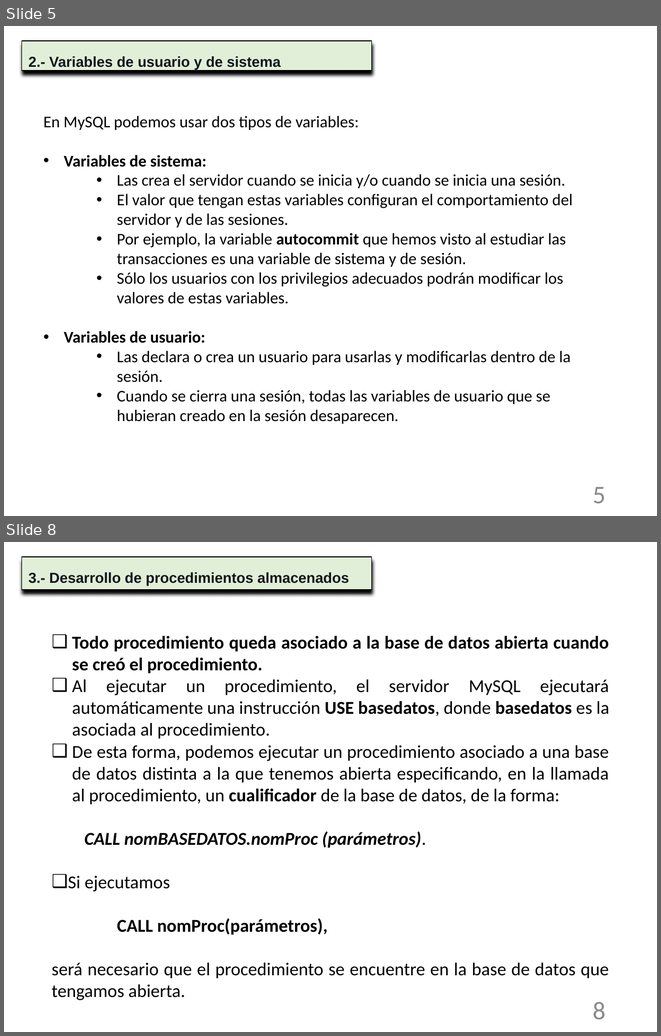
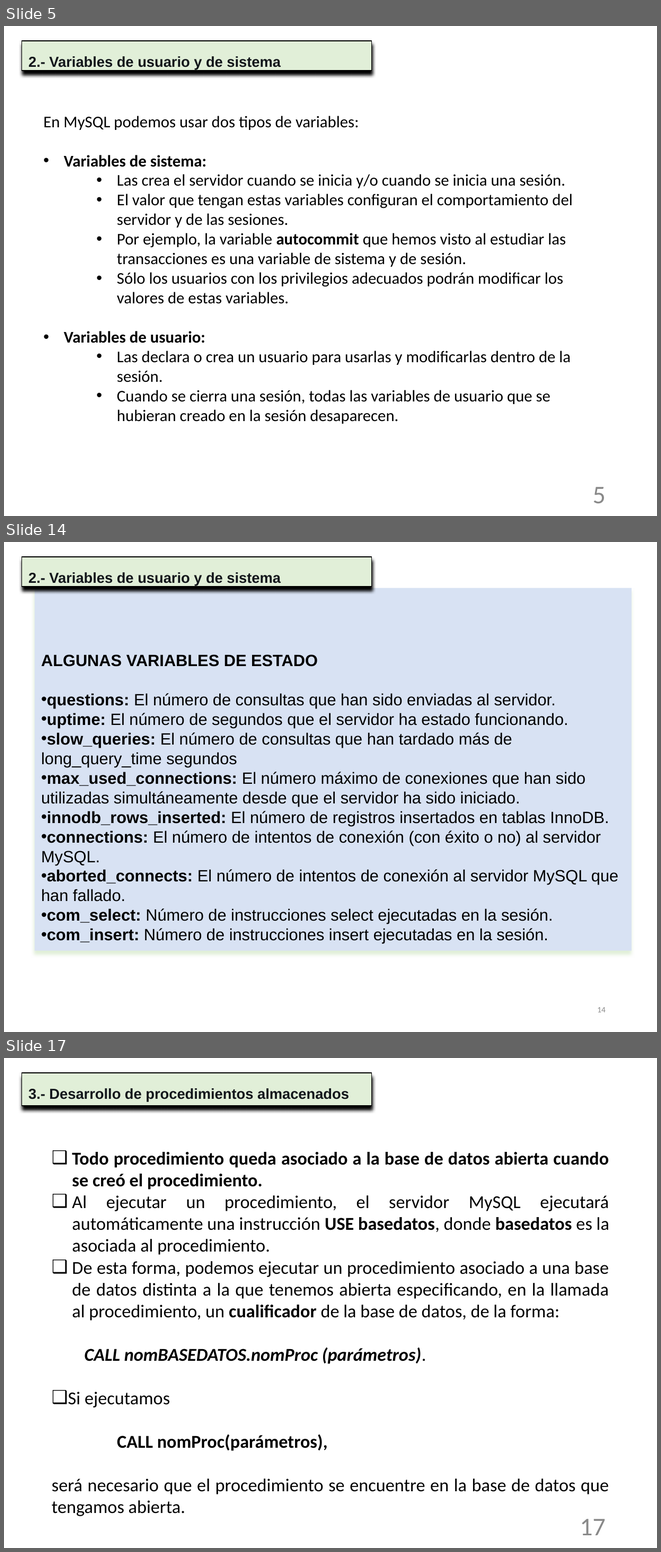
Before and after one commit to NuriaCelis/GestionBasesDatos2223, a slide deck: Tema6/Unidad 8-Programacion de BD.pptx. Shown one above the other, each under a label of ours: slides 5 and 8 before the commit, slides 5, 14 and 17 after it; the slides between them are not shown. The pictures are 661x1036 and 661x1552 pixels, drawn with LibreOffice and Linux fonts; fonts in the diff are those of the drawing. Boxes give left, top, right and bottom in pixels: in the first picture for what was removed or moved away, otherwise in the second. Text is boxed around its words. In the diff, an @@ line names an element or a change of style, - is before the commit and + after.

```diff
--- a/Tema6/Unidad 8-Programacion de BD.pptx
+++ b/Tema6/Unidad 8-Programacion de BD.pptx
@@ slide 14 added at bbox=[4, 542, 657, 1032], background #FFFFFF @@
@@ rectangle added at bbox=[21, 557, 372, 587], fill #E1EFD8, outline #000000 0.75 pt, 16 pt, text #11151A, bold @@
+2.- Variables de usuario y de sistema
@@ rectangle added at bbox=[35, 588, 632, 950], fill #D8E2F3, 18 pt, text #000000 @@
+ALGUNAS VARIABLES DE ESTADO
+• questions: El número de consultas que han sido enviadas al servidor.
+• uptime: El número de segundos que el servidor ha estado funcionando.
+• slow_queries: El número de consultas que han tardado más de long_query_time segundos
+• max_used_connections: El número máximo de conexiones que han sido utilizadas simultáneamente desde que el servidor ha sido iniciado.
+• innodb_rows_inserted: El número de registros insertados en tablas InnoDB.
+• connections: El número de intentos de conexión (con éxito o no) al servidor MySQL.
+• aborted_connects: El número de intentos de conexión al servidor MySQL que han fallado.
+• com_select: Número de instrucciones select ejecutadas en la sesión.
+• com_insert: Número de instrucciones insert ejecutadas en la sesión.
@@ page number added at bbox=[597, 1007, 606, 1012], 9 pt, text #898989 @@
+14
@@ what was slide 8 is now slide 17 @@
@@ page number at bbox=[580, 1519, 605, 1535]: text changed @@
-8
+17
```
Also in this commit, not shown: 3 slides changed, 8 other slides added, 3 other files.
